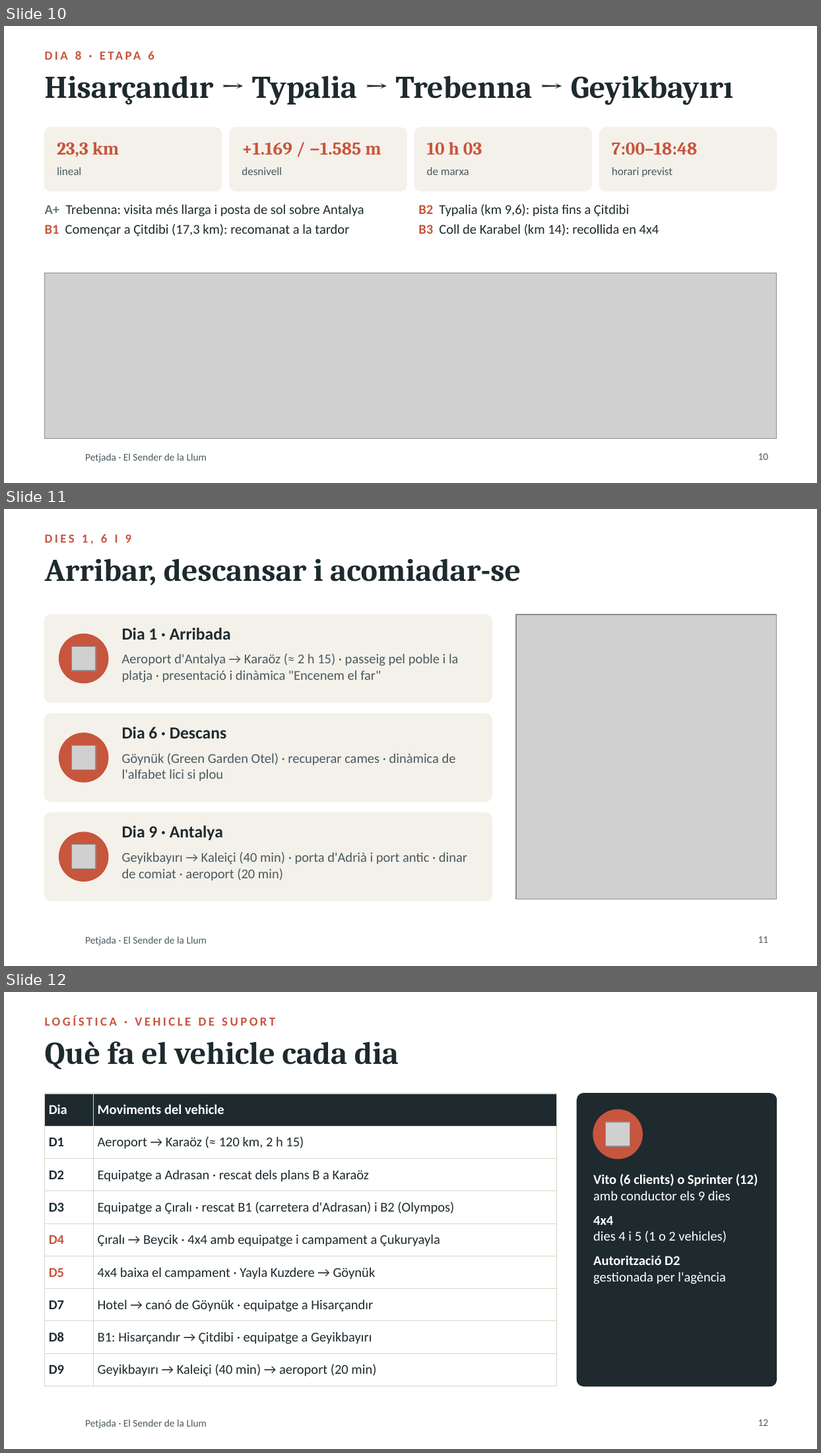
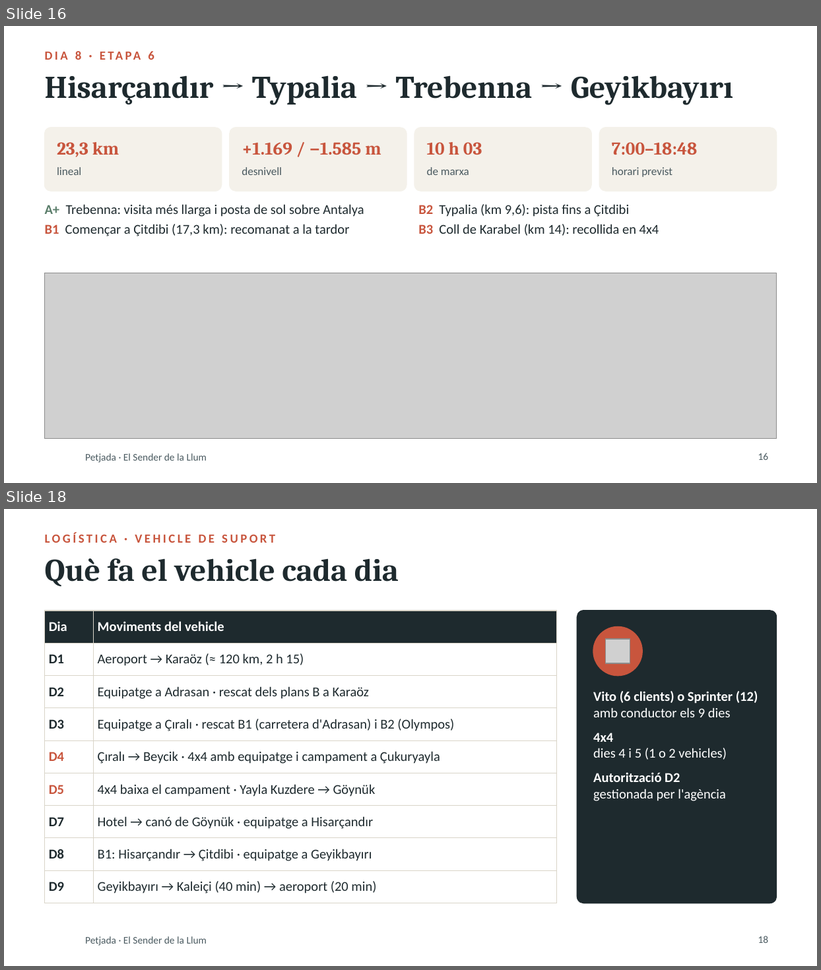
Before and after one commit to stosalca/sender-de-la-llum, a slide deck: Presentacio_2_Petjada.pptx. Shown one above the other, each under a label of ours: slides 10, 11 and 12 before the commit, slides 16 and 18 after it; the slides between them are not shown. The pictures are 821x1453 and 821x970 pixels, drawn with LibreOffice and Linux fonts; fonts in the diff are those of the drawing; grey boxes stand for pictures; background and template pictures are left out. Boxes give left, top, right and bottom in pixels: in the first picture for what was removed or moved away, otherwise in the second. Text is boxed around its words. In the diff, an @@ line names an element or a change of style, - is before the commit and + after.

```diff
--- a/Presentacio_2_Petjada.pptx
+++ b/Presentacio_2_Petjada.pptx
@@ slide 11 removed at bbox=[4, 509, 817, 966], background #FFFFFF; not listed: 1 template element that a slide beside it also shows @@
@@ text removed at bbox=[45, 534, 132, 545] @@
-DIES 1, 6 I 9
@@ title removed at bbox=[45, 559, 521, 586] @@
-Arribar, descansar i acomiadar-se
@@ rounded rectangle removed at bbox=[45, 615, 492, 702] @@
@@ picture removed at bbox=[516, 615, 776, 899] @@
@@ ellipse removed at bbox=[59, 634, 108, 683] @@
@@ picture removed at bbox=[71, 646, 96, 671] @@
@@ text removed at bbox=[122, 628, 231, 640] @@
-Dia 1 · Arribada
@@ text removed at bbox=[122, 654, 459, 683] @@
-Aeroport d'Antalya → Karaöz (≈ 2 h 15) · passeig pel poble i la platja · presentació i dinàmica "Encenem el far"
@@ rounded rectangle removed at bbox=[45, 714, 492, 802] @@
@@ ellipse removed at bbox=[59, 733, 108, 782] @@
@@ picture removed at bbox=[71, 746, 96, 770] @@
@@ text removed at bbox=[122, 727, 226, 739] @@
-Dia 6 · Descans
@@ text removed at bbox=[122, 753, 456, 782] @@
-Göynük (Green Garden Otel) · recuperar cames · dinàmica de l'alfabet lici si plou
@@ rounded rectangle removed at bbox=[45, 813, 492, 901] @@
@@ ellipse removed at bbox=[59, 832, 108, 881] @@
@@ picture removed at bbox=[71, 845, 96, 869] @@
@@ text removed at bbox=[122, 826, 223, 840] @@
-Dia 9 · Antalya
@@ text removed at bbox=[122, 852, 467, 881] @@
-Geyikbayırı → Kaleiçi (40 min) · porta d'Adrià i port antic · dinar de comiat · aeroport (20 min)
@@ page number removed at bbox=[758, 937, 769, 943] @@
-11
@@ what was slide 10 is now slide 16 @@
@@ page number at bbox=[758, 453, 769, 460]: text changed @@
-10
+16
@@ what was slide 12 is now slide 18 @@
@@ page number at bbox=[758, 936, 769, 943]: text changed @@
-12
+18
```
Also in this commit, not shown: 4 slides changed, 7 slides added, 26 other files.
